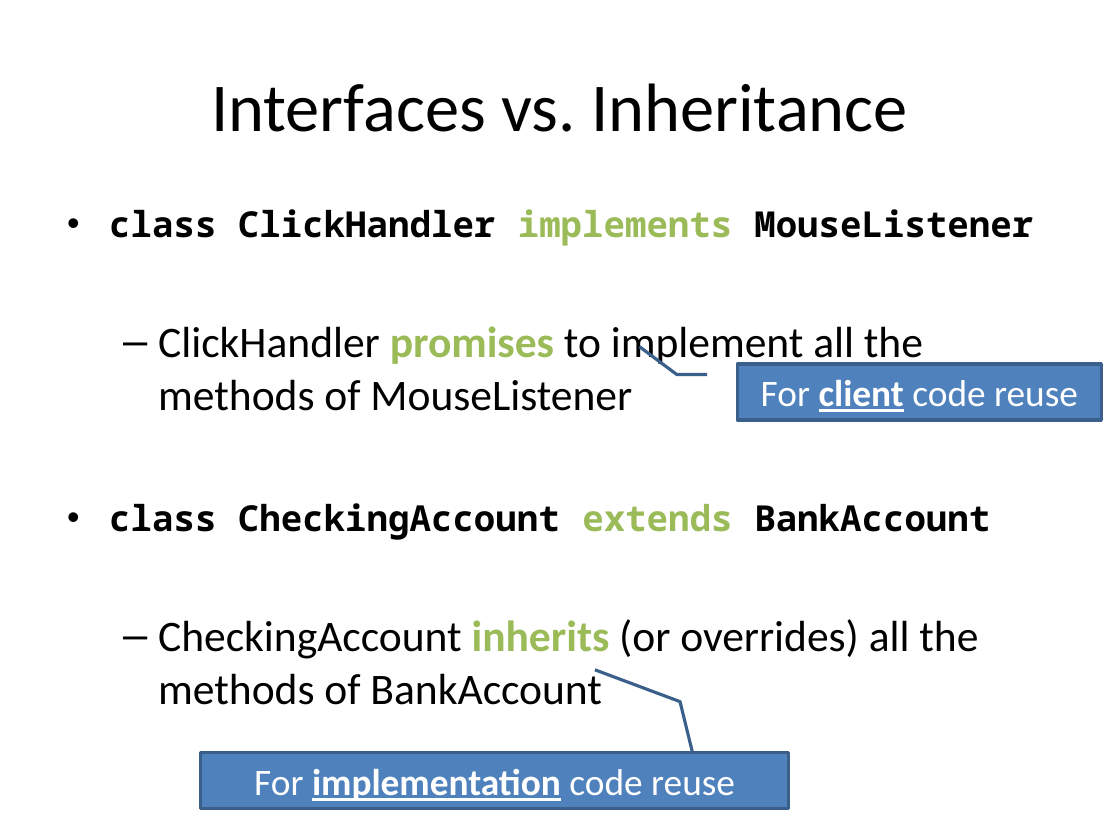
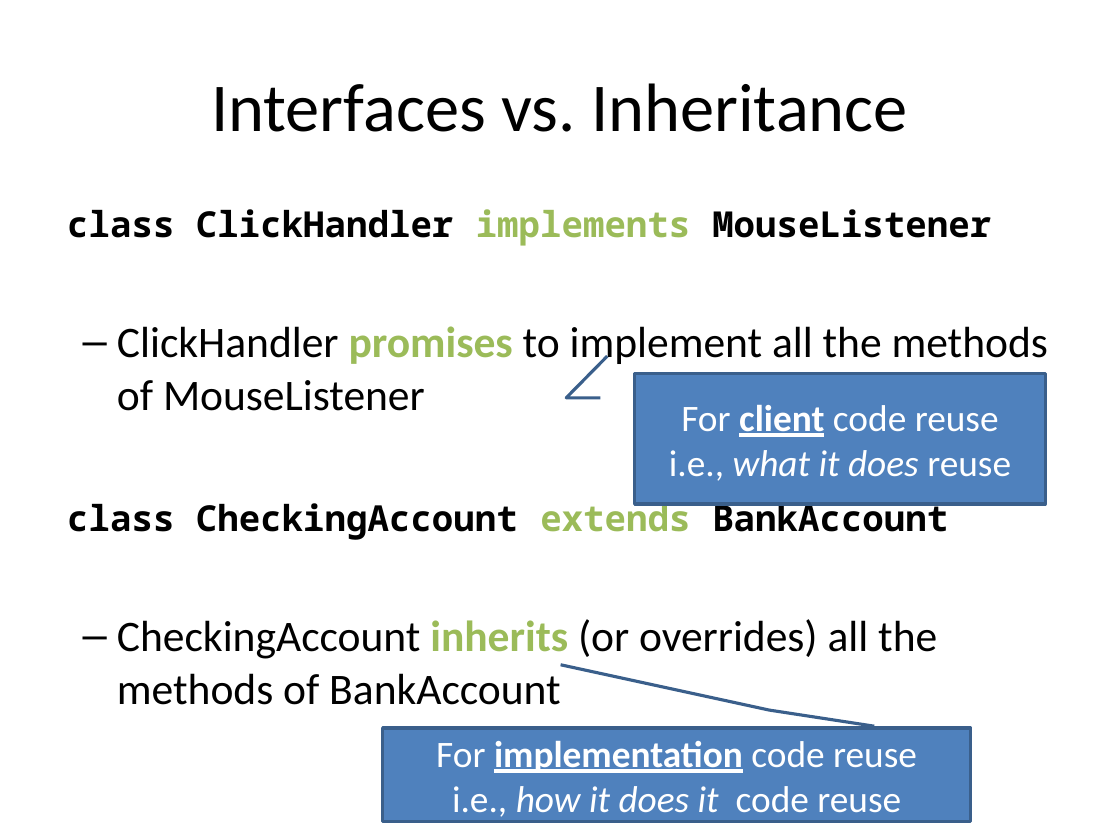
Before and after one commit to RHIT-CSSE/csse220, a slide deck: slide 8 of ClassMaterials/Inheritance/Slides/Inheritance.pptx (slide 7 before the commit). Drawn at 1120x840 pixels with LibreOffice and Linux fonts; fonts in the diff are those of the drawing. Boxes give left, top, right and bottom in pixels: in the first picture for what was removed or moved away, otherwise in the second. Text is boxed around its words. In the diff, an @@ line names an element or a change of style, - is before the commit and + after.

```diff
--- a/ClassMaterials/Inheritance/Slides/Inheritance.pptx
+++ b/ClassMaterials/Inheritance/Slides/Inheritance.pptx
@@ text "class ClickHandler implements MouseListener" at (x1=67, y1=209, x2=1048, y2=705): bullet • to none; indent changed @@
@@ border callout "For client code reuse" resized from (x1=737, y1=364, x2=1101, y2=420) to (x1=635, y1=373, x2=1046, y2=504) @@
@@ border callout "For client code reuse" at (x1=635, y1=373, x2=1046, y2=504): proportions changed @@
@@ text in border callout at (x1=669, y1=450, x2=1011, y2=481): paragraph added @@
+i.e., what it does reuse
@@ border callout "For implementation code reuse" at (x1=383, y1=728, x2=971, y2=821): proportions changed @@
@@ border callout "For implementation code reuse" resized from (x1=200, y1=753, x2=788, y2=809) to (x1=383, y1=728, x2=971, y2=821) @@
@@ text in border callout at (x1=452, y1=786, x2=901, y2=821): paragraph added @@
+i.e., how it does it code reuse
```
Also in this commit, not shown: 9 other slides changed, 2 slides added.
